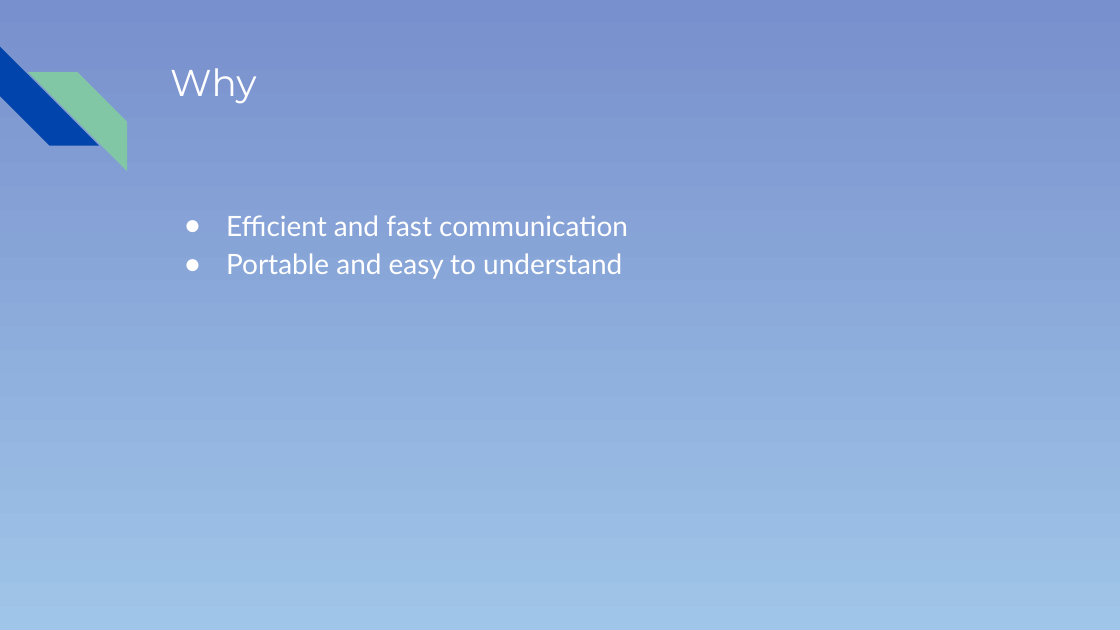
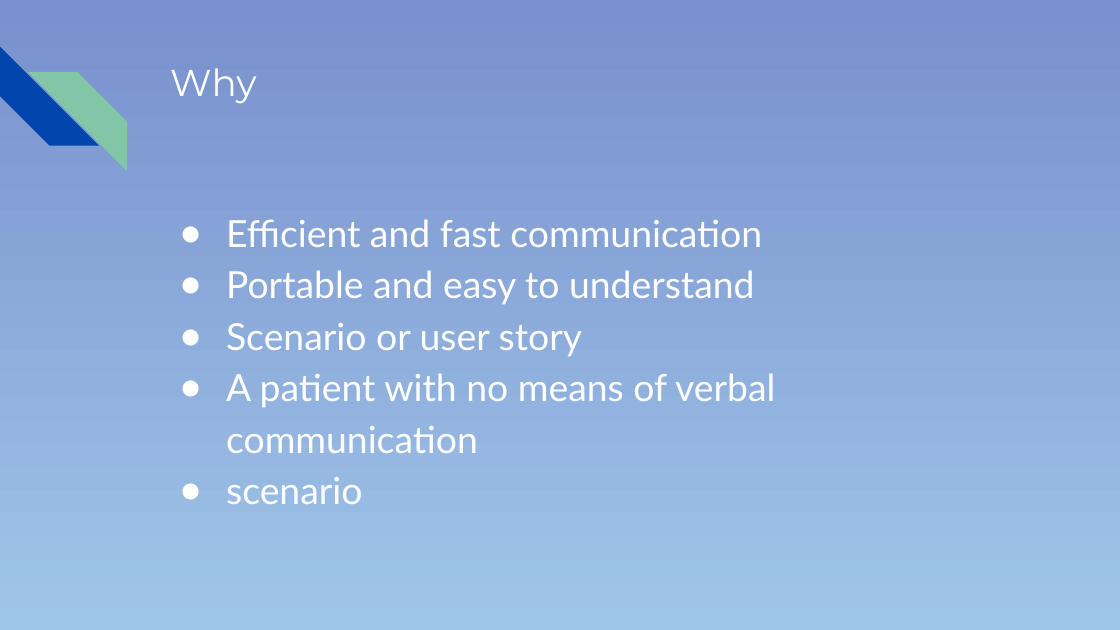
Before and after one commit to colemank0259/CSC-289_Group3, a slide deck: slide 6 of Pitch_PowerPoint.pptx (slide 5 before the commit). Drawn at 1120x630 pixels with LibreOffice and Linux fonts; fonts in the diff are those of the drawing. Boxes give left, top, right and bottom in pixels: in the first picture for what was removed or moved away, otherwise in the second. Text is boxed around its words. In the diff, an @@ line names an element or a change of style, - is before the commit and + after.

```diff
--- a/Pitch_PowerPoint.pptx
+++ b/Pitch_PowerPoint.pptx
@@ text at bbox=[226, 219, 762, 305]: size 18 to 24 pt in "Efficient and fast communication", "Portable and easy to understand"; indent changed @@
@@ text at bbox=[226, 323, 775, 504]: paragraphs added @@
+● Scenario or user story
+● A patient with no means of verbal communication
+● scenario
```
Also in this commit, not shown: 4 other slides changed, 1 slide removed.
